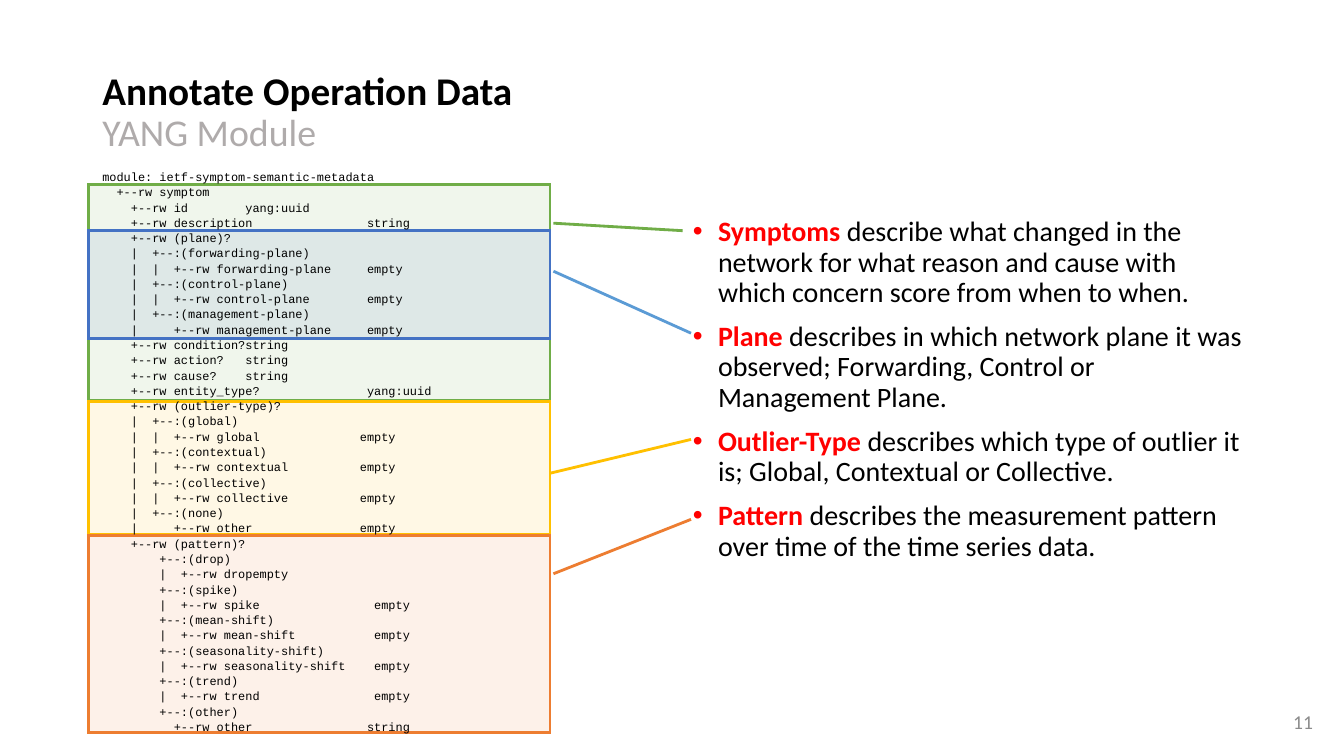
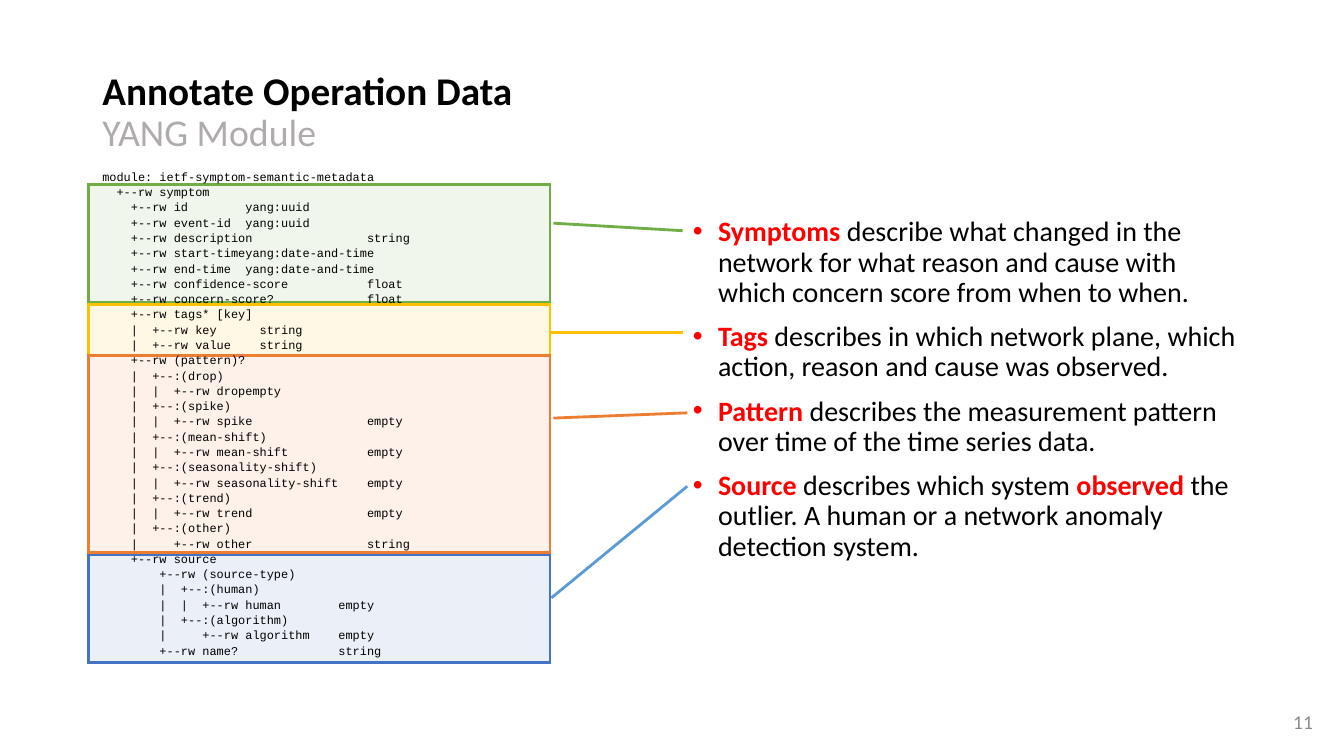
Before and after one commit to network-analytics/ietf-network-analytics-document-status, a slide deck: slide 11 of 118/IEPG/draft-netana-iepg-nmrg-network-anomaly-semantics-01.pptx. Drawn at 1344x756 pixels with LibreOffice and Linux fonts; fonts in the diff are those of the drawing. Boxes give left, top, right and bottom in pixels: in the first picture for what was removed or moved away, otherwise in the second. Text is boxed around its words. In the diff, an @@ line names an element or a change of style, - is before the commit and + after.

```diff
--- a/118/IEPG/draft-netana-iepg-nmrg-network-anomaly-semantics-01.pptx
+++ b/118/IEPG/draft-netana-iepg-nmrg-network-anomaly-semantics-01.pptx
@@ rectangle: place and size @@
-rectangle at bbox=[89, 185, 549, 400]
+rectangle at bbox=[89, 185, 549, 302]
@@ text at bbox=[131, 218, 309, 230]: paragraph added @@
++--rw event-id yang:uuid
@@ text at bbox=[131, 249, 403, 352]: text changed @@
-+--rw (plane)?
-| +--:(forwarding-plane)
-| | +--rw forwarding-plane empty
-| +--:(control-plane)
-| | +--rw control-plane empty
-| +--:(management-plane)
-| +--rw management-plane empty
-+--rw condition?string
-+--rw action? string
-+--rw cause? string
-+--rw entity_type? yang:uuid
-+--rw (outlier-type)?
-| +--:(global)
-| | +--rw global empty
-| +--:(contextual)
-| | +--rw contextual empty
-| +--:(collective)
-| | +--rw collective empty
-| +--:(none)
-| +--rw other empty
++--rw start-timeyang:date-and-time
++--rw end-time yang:date-and-time
++--rw confidence-score float
++--rw concern-score? float
++--rw tags* [key]
+| +--rw key string
+| +--rw value string
@@ rectangle: place and size @@
-rectangle at bbox=[89, 402, 549, 535]
+rectangle at bbox=[89, 304, 549, 355]
@@ text at bbox=[718, 326, 1236, 380]: text changed @@
-• Plane describes in which network plane it was observed; Forwarding, Control or Management Plane.
-• Outlier-Type describes which type of outlier it is; Global, Contextual or Collective.
+• Tags describes in which network plane, which action, reason and cause was observed.
@@ rectangle: place and size @@
-rectangle at bbox=[89, 535, 549, 732]
+rectangle at bbox=[89, 356, 549, 553]
@@ line moved from (551, 473) - (692, 440) to (551, 333) - (683, 333) @@
@@ text at bbox=[131, 371, 410, 658]: text changed @@
-+--:(drop)
-| +--rw dropempty
-+--:(spike)
-| +--rw spike empty
-+--:(mean-shift)
-| +--rw mean-shift empty
-+--:(seasonality-shift)
-| +--rw seasonality-shift empty
-+--:(trend)
-| +--rw trend empty
-+--:(other)
-+--rw other string
+| +--:(drop)
+| | +--rw dropempty
+| +--:(spike)
+| | +--rw spike empty
+| +--:(mean-shift)
+| | +--rw mean-shift empty
+| +--:(seasonality-shift)
+| | +--rw seasonality-shift empty
+| +--:(trend)
+| | +--rw trend empty
+| +--:(other)
+| +--rw other string
++--rw source
++--rw (source-type)
+| +--:(human)
+| | +--rw human empty
+| +--:(algorithm)
+| +--rw algorithm empty
++--rw name? string
@@ line moved from (554, 574) - (692, 519) to (554, 418) - (688, 413) @@
@@ text at bbox=[718, 475, 1229, 561]: paragraph added @@
+• Source describes which system observed the outlier. A human or a network anomaly detection system.
@@ line moved from (554, 271) - (692, 334) to (552, 598) - (688, 486) @@
@@ rectangle: place and size @@
-rectangle at bbox=[89, 231, 549, 339]
+rectangle at bbox=[89, 555, 549, 662]
```
Also in this commit, not shown: 6 other slides changed, 3 other files.
